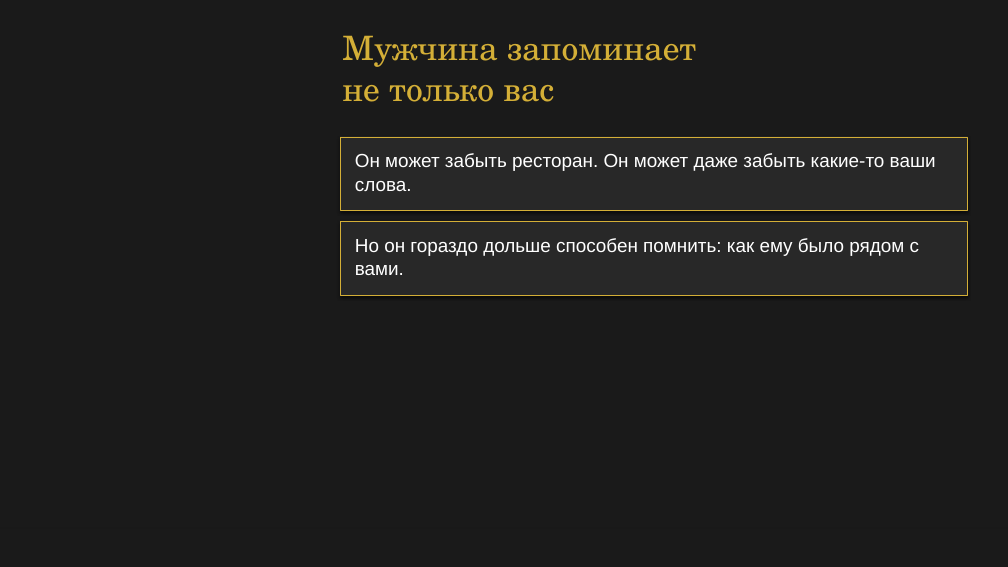
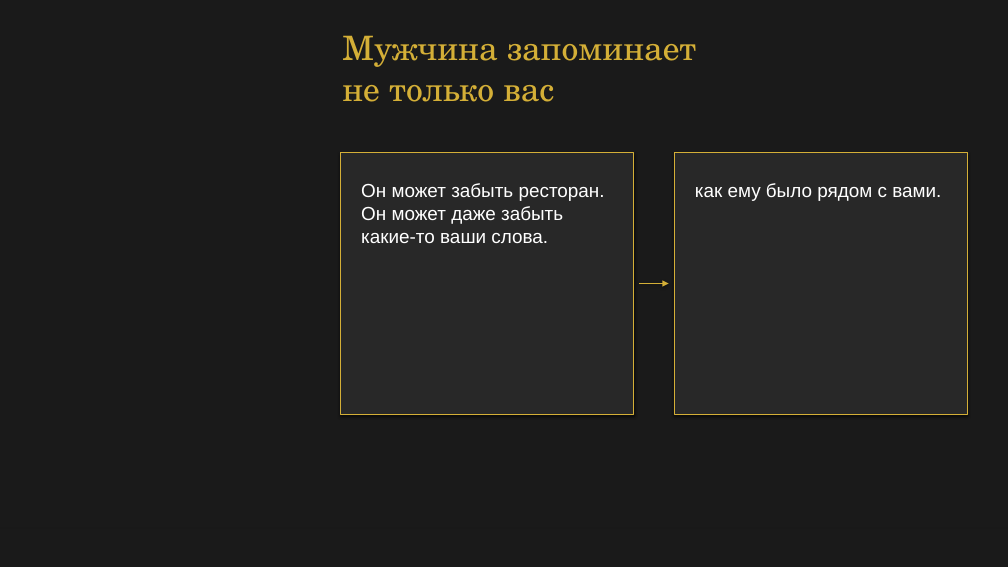
Before and after one commit to babylonofkommod-ai/-, a slide deck: slide 6 of Ваш Кристалл незабываемости.pptx. Drawn at 1008x567 pixels with LibreOffice and Linux fonts; fonts in the diff are those of the drawing. Boxes give left, top, right and bottom in pixels: in the first picture for what was removed or moved away, otherwise in the second. Text is boxed around its words. In the diff, an @@ line names an element or a change of style, - is before the commit and + after.

```diff
--- a/Ваш Кристалл незабываемости.pptx
+++ b/Ваш Кристалл незабываемости.pptx
@@ rectangle removed at (x1=340, y1=137, x2=968, y2=211) @@
@@ rectangle removed at (x1=341, y1=137, x2=968, y2=210) @@
@@ rectangle added at (x1=340, y1=152, x2=634, y2=414), fill #282828 @@
@@ rectangle added at (x1=341, y1=153, x2=634, y2=414), fill #282828, outline #D4AF37 0.5 pt @@
@@ rectangle added at (x1=674, y1=152, x2=968, y2=414), fill #282828 @@
@@ rectangle added at (x1=675, y1=153, x2=967, y2=414), fill #282828, outline #D4AF37 0.5 pt @@
@@ text at (x1=361, y1=183, x2=605, y2=243): text changed @@
-Он может забыть ресторан. Он может даже забыть какие-то ваши
-слова.
+Он может забыть ресторан.
+Он может даже забыть
+какие-то ваши слова.
@@ text at (x1=695, y1=183, x2=941, y2=201): text changed @@
-Но он гораздо дольше способен помнить: как ему было рядом с
-вами.
+как ему было рядом с вами.
@@ rectangle removed at (x1=340, y1=222, x2=968, y2=296) @@
@@ rectangle removed at (x1=341, y1=222, x2=968, y2=295) @@
@@ arrow added from (640, 284) to (668, 284), #D4AF37 0.8 pt @@
```
Also in this commit, not shown: 21 other slides changed, 3 other files.
